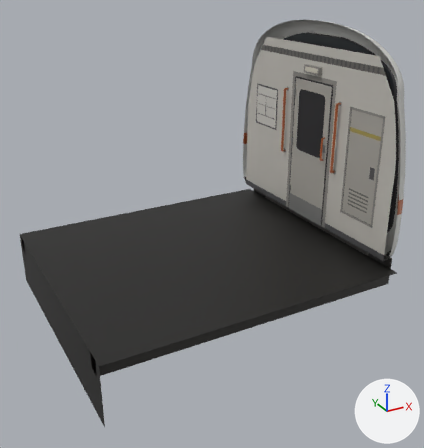
The glTF model assets/models/props/train_cab.glb as it was, and as the next commit left it.
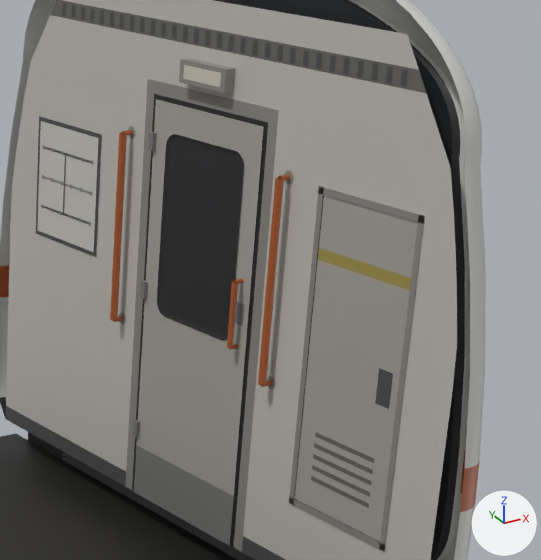
Old and new are each drawn whole from a 50 mm camera at (-4.97, -6.25, 3.33) aimed at (-1.7, -0.31, 0.36) and again close up on the part from 58% to 100% of the width and 10% to 52% of the height. The axes (+X, +Y, +Z) are drawn at lower right. The lights are the same throughout. The older version's two pictures come first. Vertices at exactly the same position are counted once.

Objects in the first close-up: 'train_cab'.
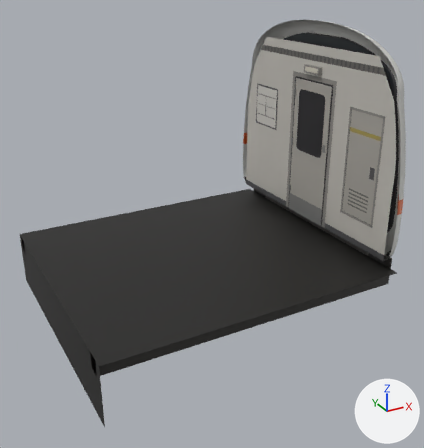
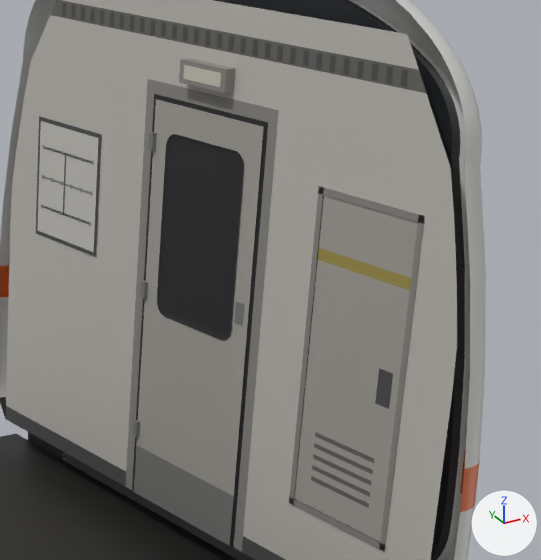
What changed in the scene script:
```text
Change me_train_cab:
    used by ob_train_cab; location = (0.0, 0.0, 0.0)
    remove me_train_cab.from_pydata(...)  # 3249 vertices, 4062 faces; spans x -3.7..0.15, y -1.72..1.72, z -0.9..2.7
    add me_train_cab.from_pydata(...)  # 3077 vertices, 3898 faces; spans x -3.7..0.15, y -1.72..1.72, z -0.9..2.7
    me_train_cab part 1: 13 loose pieces with 172 vertices, spanning x -0.07..0.0, y -0.59..0.59, z 0.82..1.78, are deleted
    me_train_cab part 2: 3898 kept faces spanning x -3.7..0.15, y -1.72..1.72, z -0.9..2.7 get new vertex colours
```

Boxes [x1, y1, x2, y2] around the edits, measured in the close-ups (541 x 560 px):
part 1 of me_train_cab, deleted
    before: [110, 126, 293, 389]
part 2 of me_train_cab, recoloured
    both: [0, 124, 479, 514]
